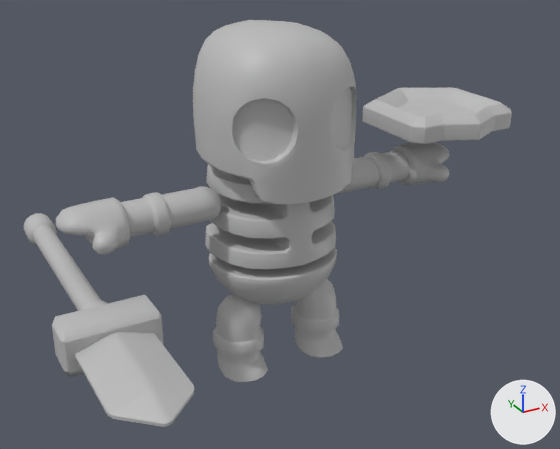
An edit to the FBX model Assets/Pepperon/Mesh/MeleeLittleSkeletonMesh.fbx, drawn before and after from the same camera.
One viewpoint serves both versions: a camera (50 mm lens) standing at (-0.802, -1.491, 1.082) and looking at (-0.014, -0.059, 0.366). Lighting does not change. The marker at lower right points along +X, +Y and +Z.

The first picture shows 'MeleeLittleSkeletonRig:MeleeLittleSkeleton'.
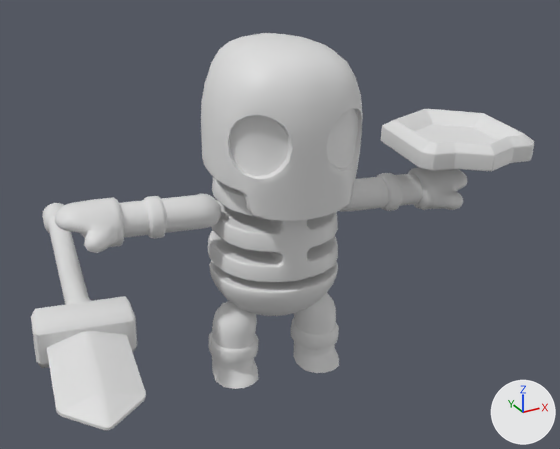
Changed parts and their boxes (x1, y1, x2, y2) in the pictures (560 x 449 px):
'MeleeLittleSkeletonRig:MeleeLittleSkeleton', recoloured, moved, turned: before (24, 20, 512, 427); after (31, 33, 535, 430)

Diff of the bpy script that builds the scene:
```diff
--- a/Assets/Pepperon/Mesh/MeleeLittleSkeletonMesh.fbx.py
+++ b/Assets/Pepperon/Mesh/MeleeLittleSkeletonMesh.fbx.py
@@ mat_lambert1 @@
 mat_lambert1 = principled_material('lambert1')
-mat_lambert1.base_color = (0.5, 0.5, 0.5)  # grey #bcbcbc
+mat_lambert1.base_color = (0.735, 0.735, 0.735)  # light grey #dfdfdf
@@ ob_meleelittleskeletonrig_meleelittleskeleton @@
 ob_meleelittleskeletonrig_meleelittleskeleton = bpy.data.objects.new('MeleeLittleSkeletonRig:MeleeLittleSkeleton', me_mesh)
-ob_meleelittleskeletonrig_meleelittleskeleton.location = (0.0, 0.0, 0.0)
-ob_meleelittleskeletonrig_meleelittleskeleton.rotation_euler = (1.571, 0.0, 0.0)  # degrees (90, 0, 0)
+ob_meleelittleskeletonrig_meleelittleskeleton.location = (-0.005, 0.007, -0.031)
+ob_meleelittleskeletonrig_meleelittleskeleton.rotation_euler = (1.6, 0.029, -0.154)  # degrees (92, 1.7, -8.8)
 ob_meleelittleskeletonrig_meleelittleskeleton.scale = (0.01, 0.01, 0.01)
```
